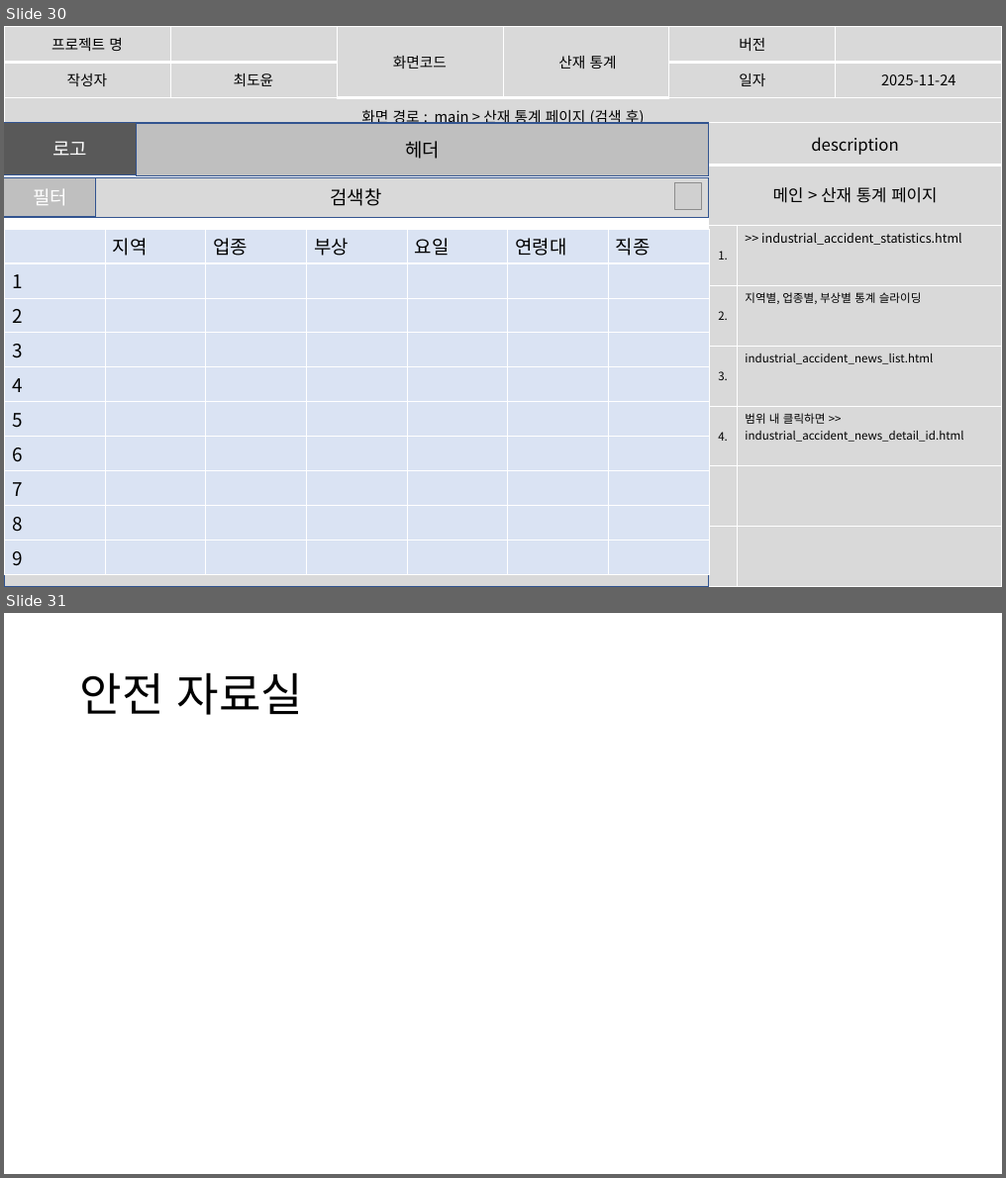
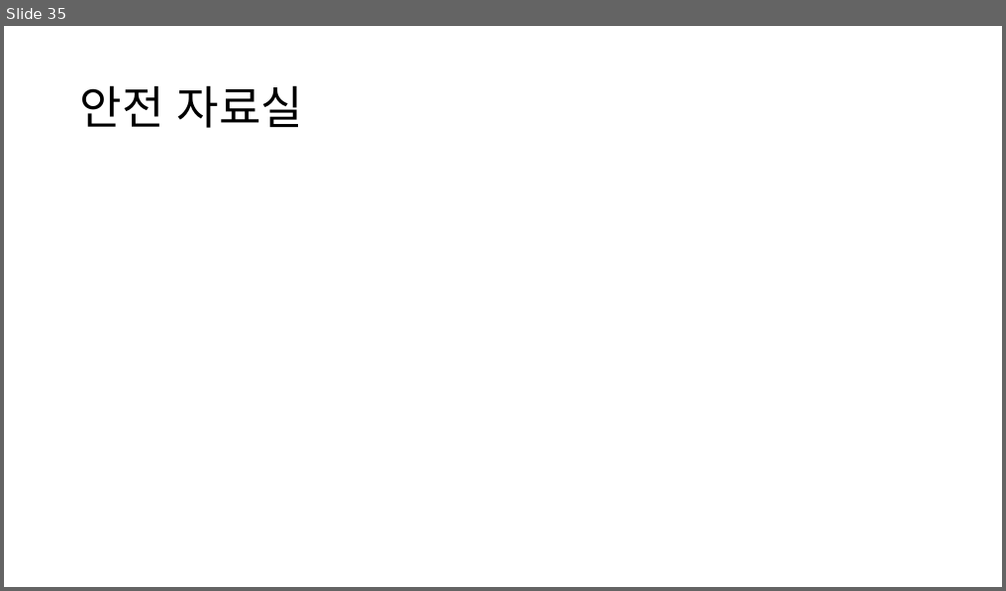
Before and after one commit to imyongchan/source, a slide deck: 종합기획/종합/스토리보드_종합중.pptx. Shown one above the other, each under a label of ours: slides 30 and 31 before the commit, slide 35 after it. The pictures are 1006x1178 and 1006x591 pixels, drawn with LibreOffice and Linux fonts; fonts in the diff are those of the drawing; grey boxes stand for pictures. Boxes give left, top, right and bottom in pixels: in the first picture for what was removed or moved away, otherwise in the second. Text is boxed around its words. In the diff, an @@ line names an element or a change of style, - is before the commit and + after.

Commit message:
산재통계, 관리자 헤더 추가

```diff
--- a/종합기획/종합/스토리보드_종합중.pptx
+++ b/종합기획/종합/스토리보드_종합중.pptx
@@ slide 30 removed at [4, 26, 1002, 587], background #FFFFFF @@
@@ table removed at [4, 26, 1001, 140], 3 rows, 6 columns @@
-프로젝트 명 |  | 화면코드 | 산재 통계 | 버전 | 
-작성자 | 최도윤 |  |  | 일자 | 2025-11-24
-화면 경로 : main > 산재 통계 페이지 (검색 후) |  |  |  |  | 
@@ rectangle removed at [4, 123, 137, 174] @@
-로고
@@ rectangle removed at [137, 123, 709, 175] @@
-헤더
@@ table removed at [709, 123, 1002, 587], 8 rows, 2 columns @@
-description | 
-메인 > 산재 통계 페이지 | 
-1. | >> industrial_accident_statistics.html
-2. | 지역별, 업종별, 부상별 통계 슬라이딩
-3. | industrial_accident_news_list.html
-4. | 범위 내 클릭하면 >> industrial_accident_news_detail_id.html
- | 
- | 
@@ rectangle removed at [4, 178, 709, 218] @@
-검색창
@@ rectangle removed at [4, 178, 96, 216] @@
-필터
@@ picture removed at [675, 183, 702, 210] @@
@@ table removed at [5, 229, 707, 570], 10 rows, 7 columns @@
- | 지역 | 업종 | 부상 | 요일 | 연령대 | 직종
-1 |  |  |  |  |  | 
-2 |  |  |  |  |  | 
-3 |  |  |  |  |  | 
-4 |  |  |  |  |  | 
-5 |  |  |  |  |  | 
-6 |  |  |  |  |  | 
-7 |  |  |  |  |  | 
-8 |  |  |  |  |  | 
-9 |  |  |  |  |  | 
@@ rectangle removed at [4, 535, 709, 587] @@
@@ what was slide 31 is now slide 35 @@
```
Also in this commit, not shown: 1 slide changed, 9 slides added, 1 other slide removed.
